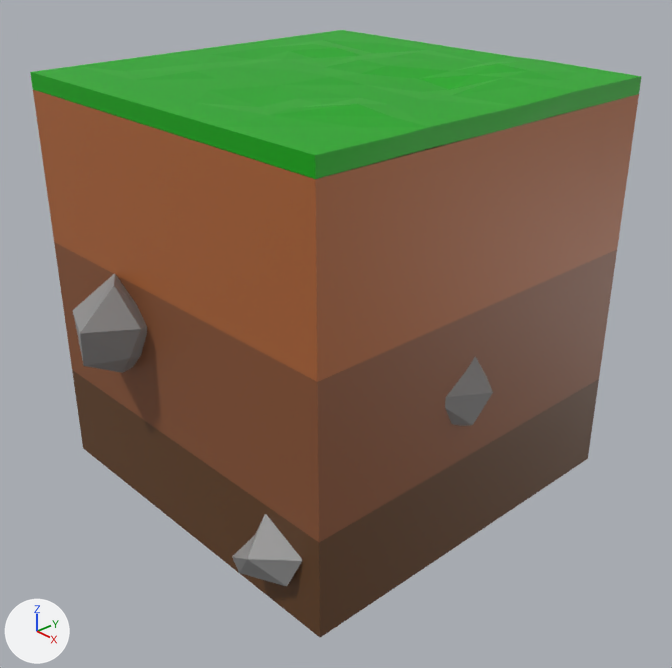
The Blender file Assets/Prefabs/Arena/TileGrassA.blend as it was, and as the next commit left it.
Both versions are drawn from a 50 mm camera at (1.62, -1.494, 0.945) aimed at (0.038, -0.025, -0.106). Arrows for +X, +Y and +Z are at lower left; the lights stay in place.

The older version as bpy lines, for what is in view:
```python
mat_grass_base = principled_material('Grass base')
mat_grass_base.base_color = (0.0, 0.404, 0.0)  # green #00aa00
me_cube = bpy.data.meshes.new('Cube')
me_cube.from_pydata(...)  # 16 vertices, 14 faces; spans x -0.94..0.94, y -0.94..0.94, z -0.94..0.94
# faces by material slot: [6, 4, 4]
me_cube.materials.append(mat_middle_layer)  # brown #8c5433
me_cube.materials.append(mat_top_layer)  # brown #b16636
me_cube.materials.append(mat_bottom_layer)  # brown #644022
me_cube_002 = bpy.data.meshes.new('Cube.002')
me_cube_002.from_pydata(...)  # 144 vertices, 121 faces; spans x -0.5..0.5, y -0.5..0.5, z 0.555..0.588
me_cube_002.materials.append(mat_grass_base)  # green #00aa00
me_icosphere_001 = bpy.data.meshes.new('Icosphere.001')
me_icosphere_001.from_pydata(...)  # 13 vertices, 22 faces; spans x -0.94..1.14, y -1.45..0.43, z -0.85..1.2
me_icosphere_001.materials.append(mat_rocks)  # grey #949494
ob_cube = bpy.data.objects.new('Cube', me_cube)
ob_cube.location = (0.0, 0.0, 0.0)
ob_cube.scale = (0.534, 0.534, 0.534)
ob_cube_002 = bpy.data.objects.new('Cube.002', me_cube_002)
ob_cube_002.location = (0.0, 0.0, -0.033)
_m = ob_cube_002.modifiers.new('Solidify', 'SOLIDIFY')
_m.thickness = 0.04
_m = ob_cube_002.modifiers.new('Decimate', 'DECIMATE')
_m.ratio = 0.51
ob_icosphere_001 = bpy.data.objects.new('Icosphere.001', me_icosphere_001)
ob_icosphere_001.location = (0.314, -0.491, -0.367)
ob_icosphere_001.rotation_euler = (0.0, 0.0, 1.046)  # degrees (0, 0, 60)
ob_icosphere_001.scale = (0.0838, 0.0838, 0.0838)
# also in view: 'Icosphere' at (-0.192, -0.534, 0.005); 'Icosphere.003' at (0.479, -0.076, -0.079)
```
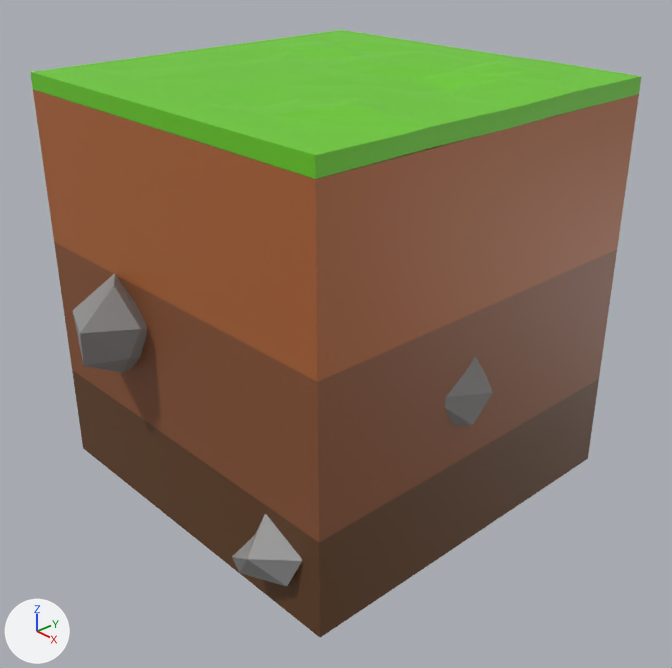
Changed parts and their boxes [x1, y1, x2, y2] in the pictures (672 x 668 px):
'Cube.002', recoloured: [30, 30, 642, 179] in both

Patch to the scene script:
```diff
--- a/Assets/Prefabs/Arena/TileGrassA.blend.py
+++ b/Assets/Prefabs/Arena/TileGrassA.blend.py
@@ mat_grass_base @@
 mat_grass_base = principled_material('Grass base')
-mat_grass_base.base_color = (0.0, 0.404, 0.0)  # green #00aa00
+mat_grass_base.base_color = (0.146, 0.616, 0.0167)  # green #6bce23
```
